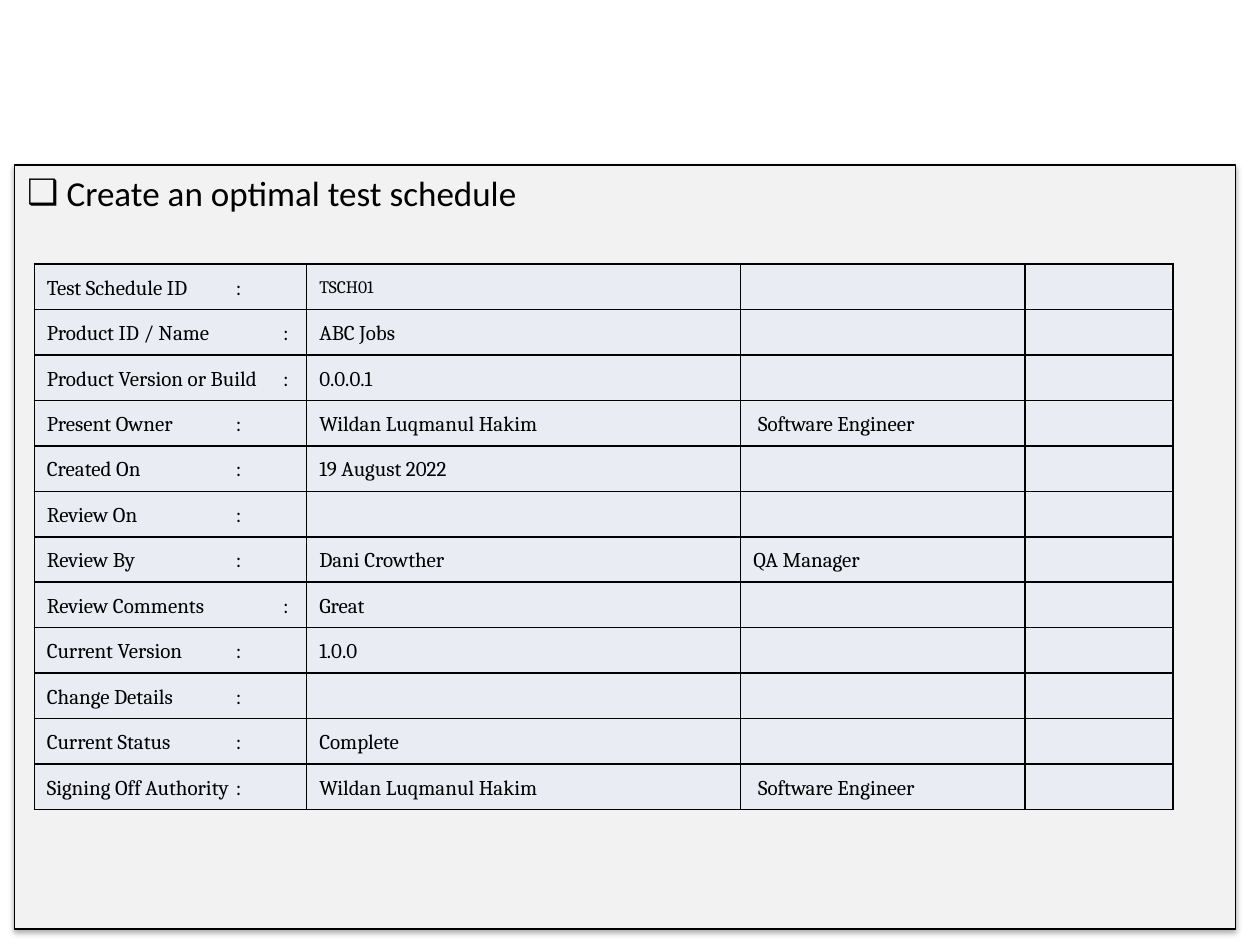
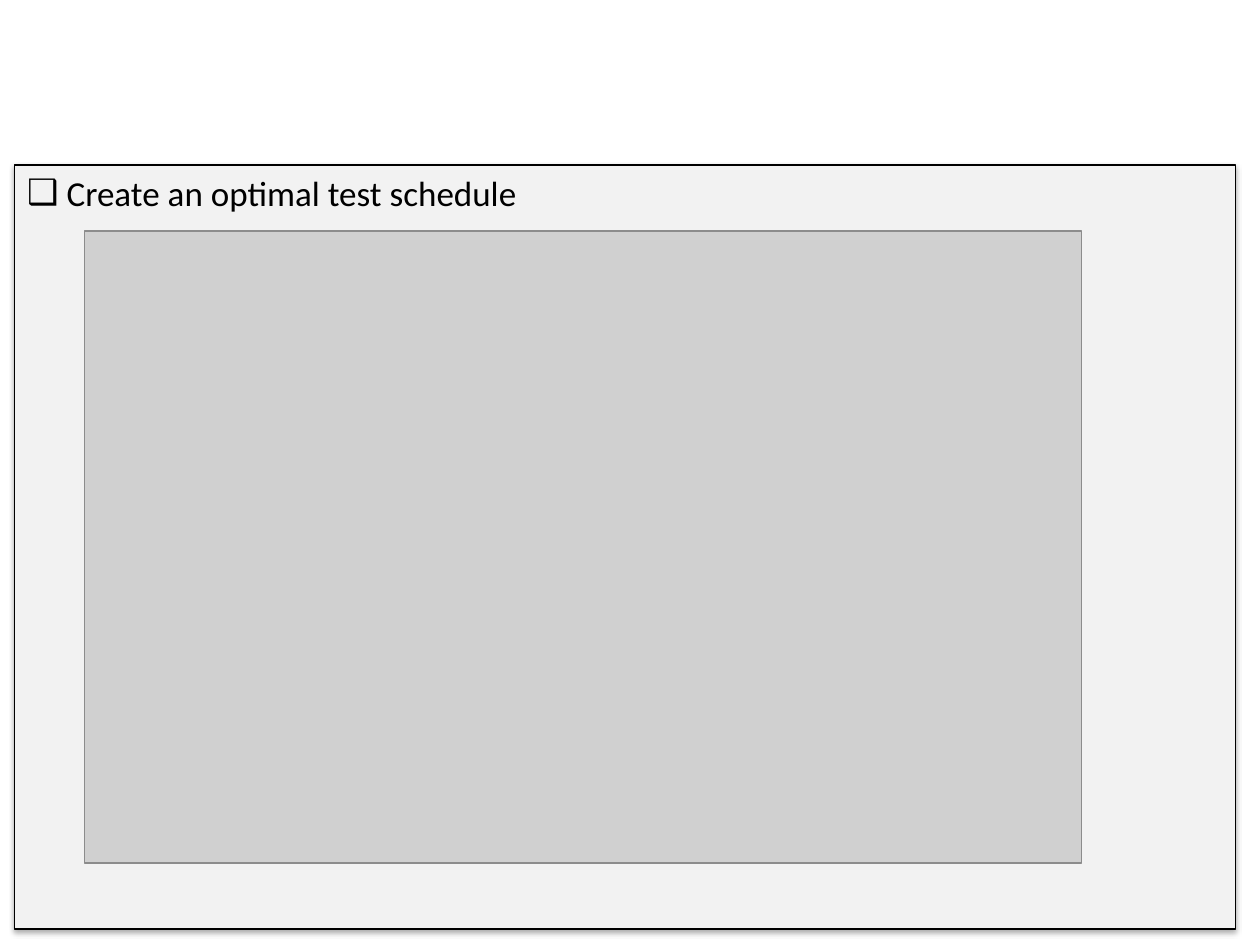
Before and after one commit to wildanlh/LithanEduClaas, a slide deck: slide 8 of Module-05 Application Implementation/Project/BDSE04-AIM-0322_WildanLuqmanulHakim_ProjectPresentation.pptx (slide 7 before the commit). Drawn at 1260x945 pixels with LibreOffice and Linux fonts; fonts in the diff are those of the drawing; grey boxes stand for pictures; background and template pictures are left out. Boxes give left, top, right and bottom in pixels: in the first picture for what was removed or moved away, otherwise in the second. Text is boxed around its words. In the diff, an @@ line names an element or a change of style, - is before the commit and + after.

```diff
--- a/Module-05 Application Implementation/Project/BDSE04-AIM-0322_WildanLuqmanulHakim_ProjectPresentation.pptx
+++ b/Module-05 Application Implementation/Project/BDSE04-AIM-0322_WildanLuqmanulHakim_ProjectPresentation.pptx
@@ picture added at (84, 231, 1081, 863) @@
@@ table removed at (35, 265, 1174, 810), 12 rows, 4 columns @@
-Test Schedule ID : | TSCH01 |  | 
-Product ID / Name : | ABC Jobs |  | 
-Product Version or Build : | 0.0.0.1 |  | 
-Present Owner : | Wildan Luqmanul Hakim | Software Engineer | 
-Created On : | 19 August 2022 |  | 
-Review On : |  |  | 
-Review By : | Dani Crowther | QA Manager | 
-Review Comments : | Great |  | 
-Current Version : | 1.0.0 |  | 
-Change Details : |  |  | 
-Current Status : | Complete |  | 
-Signing Off Authority : | Wildan Luqmanul Hakim | Software Engineer | 
```
Also in this commit, not shown: 2 other slides changed, 1 slide added, 1 other file.
